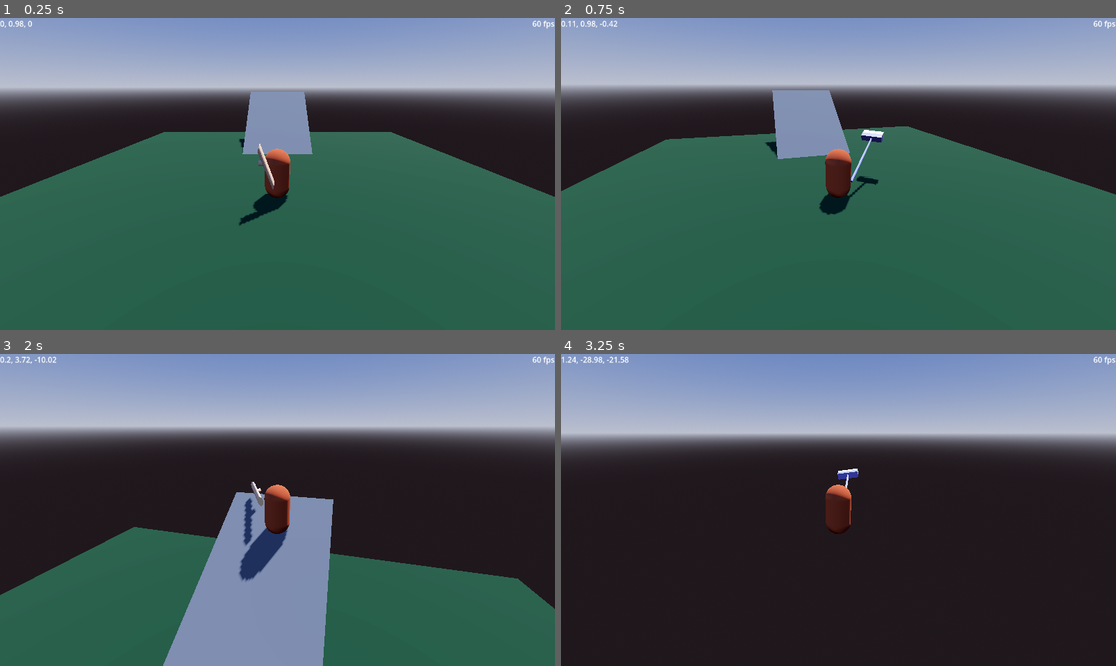
Above: before the commit, frames 1-4 (two rows, left to right).
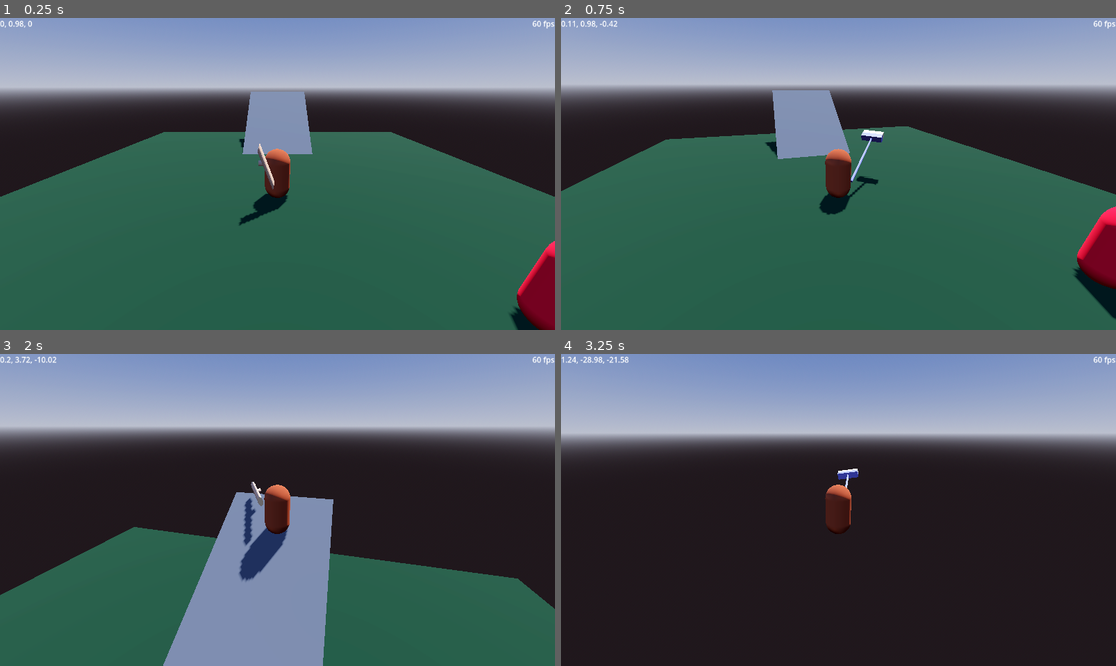
Above: after the commit, the same moments.

Repository: Grantallkotten/my-game
Game: Godot game, scene res://scene.tscn
The game is run twice, just before and just after one commit, with the same random seed, the same clock (stepped at 60 frames per second) and the same inputs.
Inputs (mouse positions are in pixels of both pictures, inside the frame that each line leads up to):
- Up to frame 1 (0.25 s): no input
- Up to frame 2 (0.75 s): tap Enter at 0.5 s; move the mouse to (866, 174) at 0.52 s; hold W (move_forward) from 0.53 s (still down); hold Q (swap) from 0.53 s (still down); tap F (attack) at 0.6 s
- Up to frame 3 (2 s): keep holding W (move_forward); tap Space (jump) at 0.77, 1.52 s; move the mouse to (249, 510) at 1.27 s; release Q (swap) at 1.28 s; tap Q (swap) at 1.35 s; tap F (attack) at 1.55 s
- Up to frame 4 (3.25 s): keep holding W (move_forward); move the mouse to (849, 503) at 2.02 s; hold Q (swap) 2.03-2.78 s; tap F (attack) at 2.1, 3.05 s; move the mouse to (832, 516) at 2.77 s; click (832, 516) at 2.85 s; tap Space (jump) at 3.02 s

The runs differ from the first frame. In frame 1, 1.5% of the frame differs, in the area x 91-100%, y 71-100%; in frame 2, 1.7%, in the area x 92-100%, y 60-97%; in frame 3, less than 0.1%; in frame 4, less than 0.1%.

Commit message:
Wepon hits added

Diff:
--- a/enemys/dummy_enemy.tscn
+++ b/enemys/dummy_enemy.tscn
@@ -5,14 +5,15 @@
 
 [sub_resource type="CapsuleMesh" id="CapsuleMesh_odou3"]
 
-[sub_resource type="ConvexPolygonShape3D" id="ConvexPolygonShape3D_20j16"]
+[sub_resource type="ConvexPolygonShape3D" id="ConvexPolygonShape3D_kue0u"]
 points = PackedVector3Array(-0.125207, -0.532801, -0.480507, 0.0227831, 0.47607, 0.498884, 0.169713, 0.559144, 0.464172 …(924 unchanged characters)…
 
-[node name="dummyEnemy" type="CharacterBody3D"]
+[node name="dummyEnemy" type="CharacterBody3D" groups=["enemy"]]
 
 [node name="MeshInstance3D" type="MeshInstance3D" parent="."]
 material_override = SubResource("StandardMaterial3D_ffquy")
 mesh = SubResource("CapsuleMesh_odou3")
 
 [node name="CollisionShape3D" type="CollisionShape3D" parent="."]
-shape = SubResource("ConvexPolygonShape3D_20j16")
+transform = Transform3D(1.1, 0, 0, 0, 1.1, 0, 0, 0, 1.1, 0, 0, 0)
+shape = SubResource("ConvexPolygonShape3D_kue0u")
--- a/player/player.gd
+++ b/player/player.gd
@@ -18,6 +18,7 @@
 @export var mesh_rotation_speed: float = 12.0
 
 @onready var wepon_animation_player: AnimationPlayer = $WeponAnimationPlayer
+@onready var wepon_hitbox: Area3D = $PlayerMesh/WeponPivot/PlayerWepon/WeponMesh/WeponHitbox
 
 var camera_input_dirction: Vector2 = Vector2.ZERO
 var last_movment_direction: Vector3 = Vector3.BACK
@@ -92,6 +93,8 @@
 
 func attack() -> void:
 	wepon_animation_player.play("attack")
+	if wepon_hitbox:
+		wepon_hitbox.monitoring = true
 
 func _set_hud(delta) -> void:
 	position_label.text = str(round(position.x * 100)/100.0) + ", " + str(round(position.y * 100)/100.0) + ", " + str(round(position.z * 100)/100.0)
@@ -101,3 +104,5 @@
 func _on_wepon_animation_player_animation_finished(anim_name: StringName) -> void:
 	if anim_name == "attack":
 		wepon_animation_player.play("idle")
+		if wepon_hitbox:
+			wepon_hitbox.monitoring = false
--- a/player/player.tscn
+++ b/player/player.tscn
@@ -112,7 +112,7 @@
 transform = Transform3D(1, 0, 0, 0, 1, 0, 0, 0, 1, -0.45, 0.2, 0.7)
 
 [node name="PlayerWepon" parent="PlayerMesh/WeponPivot" instance=ExtResource("2_5u0em")]
-transform = Transform3D(-4.37114e-08, -1, 5.60519e-45, 1, -4.37114e-08, 0, 0, 5.60519e-45, 1, -0.1, 0.499929, 0)
+transform = Transform3D(-4.37114e-08, -1, 0, 1, -4.37114e-08, 0, 0, 0, 1, -0.1, 0.5, 0)
 
 [node name="PlayerCollision" type="CollisionShape3D" parent="."]
 shape = SubResource("ConvexPolygonShape3D_7r8a2")
--- a/player/player_wepon/player_wepon.gd
+++ b/player/player_wepon/player_wepon.gd
@@ -11,6 +11,7 @@
 			load_wepon()
 
 @onready var wepon_mesh: MeshInstance3D = $WeponMesh
+@onready var wepon_collision_shape: CollisionShape3D = $WeponMesh/WeponHitbox/WeponCollisionShape
 
 var mouse_movment: Vector2
 
@@ -23,6 +24,7 @@
 		position = WEPON_TYPE.position
 		rotation_degrees = WEPON_TYPE.rotation
 		wepon_mesh.scale = WEPON_TYPE.scale
+		wepon_collision_shape.shape = WEPON_TYPE.mesh.create_convex_shape()
 
 
 func _input(event: InputEvent) -> void:
@@ -31,6 +33,7 @@
 
 	if event.is_action_pressed("swap"):
 		temp_func_swap_wepons()
+
 
 func sway_wepon(delta) -> void:
 	mouse_movment = mouse_movment.clamp(WEPON_TYPE.sway_min, WEPON_TYPE.sway_max)
@@ -43,8 +46,16 @@
 	rotation_degrees.x = lerp(rotation_degrees.x, WEPON_TYPE.rotation.x - (mouse_movment.x * WEPON_TYPE.sway_amount_rotation) * delta, WEPON_TYPE.sway_speed_rotation)
 	rotation_degrees.y = lerp(rotation_degrees.y, WEPON_TYPE.rotation.y - (mouse_movment.y * WEPON_TYPE.sway_amount_rotation) * delta, WEPON_TYPE.sway_speed_rotation)
 
+
 func _physics_process(delta: float) -> void:
 	sway_wepon(delta)
+
+
+func _on_wepon_hitbox_body_entered(body: Node3D) -> void:
+	if body.is_in_group("enemy"):
+			var mesh_instance = body.get_node_or_null("MeshInstance3D") as MeshInstance3D
+			set_mesh_color_on_hit(mesh_instance)
+
 
 func temp_func_swap_wepons() -> void:
 	if dummy_bool:
@@ -53,3 +64,23 @@
 		WEPON_TYPE = load("res://wepons/resources/brome_wepon.tres")
 	load_wepon()
 	dummy_bool = !dummy_bool
+	print("Swap")
+
+
+func set_mesh_color_on_hit(mesh_instance: MeshInstance3D) -> void:
+	if mesh_instance:
+		var random_color = Color(randf(), randf(), randf())
+
+		# Get the current material
+		var material = mesh_instance.material_override
+		if material == null:
+			material = mesh_instance.get_active_material(0)
+
+		if material and material is StandardMaterial3D:
+			material = material.duplicate() as StandardMaterial3D
+			mesh_instance.material_override = material
+			material.albedo_color = random_color
+		else:
+			print("No suitable material found to change color.")
+	else:
+		print("No MeshInstance3D found in enemy character.")
--- a/player/player_wepon/player_wepon.tscn
+++ b/player/player_wepon/player_wepon.tscn
@@ -1,14 +1,25 @@
-[gd_scene load_steps=4 format=3 uid="uid://cchojakcivxdf"]
+[gd_scene load_steps=5 format=3 uid="uid://cchojakcivxdf"]
 
 [ext_resource type="Script" path="res://player/player_wepon/player_wepon.gd" id="1_qbu1w"]
 [ext_resource type="Resource" uid="uid://ce8h13imie1qp" path="res://wepons/resources/stick_wepon.tres" id="2_ut118"]
 [ext_resource type="ArrayMesh" uid="uid://b8ushk8p7dev7" path="res://wepons/meshes/stick.res" id="3_qtj4q"]
 
+[sub_resource type="ConvexPolygonShape3D" id="ConvexPolygonShape3D_h3n87"]
+points = PackedVector3Array(-7.22492, -4.66505, -1.58579, 4.36105, 1.40492, 0.620855, 4.36105, 1.40492, -0.482263, 7.1197, 0.0246787, 0.620855, -9.43391, -3.83679, 2.00066, -0.881416, 1.12804, -1.03403, 6.29176, 0.300371, -2.13795, -9.15736, -3.83679, -2.13795, -7.22492, -4.66505, 1.72438, 4.63415, 1.12804, 2.00066, -0.606589, 1.12804, 1.17262, -10.2619, -3.5611, -1.03403, 6.56831, 0.300371, 2.00066, 5.46382, 1.12804, -2.13795, -6.39698, -4.66505, -0.482263, -10.2619, -3.5611, 0.896736, 7.1197, 0.0246787, -0.758144, -7.49975, -4.38877, -2.13795, -1.15797, 1.12804, 0.620855, -10.2619, -3.83679, -1.03403, 7.39625, 0.300371, 0.896736, -6.94837, -4.38877, 2.00066, -6.67181, -4.66505, 1.17262, -9.15736, -3.5611, 2.00066, 1.60067, 0.0246787, -2.13795, 7.1197, 0.300371, -1.58579, -7.77631, -4.66505, 1.72438, 2.70517, -1.35497, 1.4485, -9.9853, -3.5611, 1.4485, -7.77631, -4.66505, -1.58579, -9.43391, -3.5611, -1.86167, -5.01766, -3.83679, -1.86167)
+
 [node name="PlayerWepon" type="Node3D"]
-transform = Transform3D(1, 0, 9.18967e-32, 0, 1, 0, -9.18967e-32, 0, 1, -0.0999999, 0, 0)
+transform = Transform3D(1, 0, 5.60519e-45, 0, 1, 0, -5.60519e-45, 0, 1, -0.0999999, 0.5, 0)
 script = ExtResource("1_qbu1w")
 WEPON_TYPE = ExtResource("2_ut118")
 
 [node name="WeponMesh" type="MeshInstance3D" parent="."]
 transform = Transform3D(0.05, 0, 0, 0, 0.05, 0, 0, 0, 0.05, 0, 0, 0)
 mesh = ExtResource("3_qtj4q")
+
+[node name="WeponHitbox" type="Area3D" parent="WeponMesh"]
+monitoring = false
+
+[node name="WeponCollisionShape" type="CollisionShape3D" parent="WeponMesh/WeponHitbox"]
+shape = SubResource("ConvexPolygonShape3D_h3n87")
+
+[connection signal="body_entered" from="WeponMesh/WeponHitbox" to="." method="_on_wepon_hitbox_body_entered"]
--- a/project.godot
+++ b/project.godot
@@ -14,6 +14,10 @@
 run/main_scene="res://scene.tscn"
 config/features=PackedStringArray("4.3", "Forward Plus")
 config/icon="res://icon.svg"
+
+[global_group]
+
+enemy=""
 
 [input]
 
--- a/scene.tscn
+++ b/scene.tscn
@@ -1,6 +1,7 @@
-[gd_scene load_steps=9 format=3 uid="uid://d2s0xl2fbnf20"]
+[gd_scene load_steps=10 format=3 uid="uid://d2s0xl2fbnf20"]
 
 [ext_resource type="PackedScene" uid="uid://biqw058ei5kai" path="res://player/player.tscn" id="1_wtyqn"]
+[ext_resource type="PackedScene" uid="uid://ccga5pc13nw4r" path="res://enemys/dummy_enemy.tscn" id="2_h6sj6"]
 
 [sub_resource type="ProceduralSkyMaterial" id="ProceduralSkyMaterial_lila5"]
 sky_top_color = Color(0.25331, 0.353984, 0.605977, 1)
@@ -67,3 +68,6 @@
 
 [node name="CollisionShape3D" type="CollisionShape3D" parent="Mesh/MeshInstance3D2/StaticBody3D"]
 shape = SubResource("ConcavePolygonShape3D_86fdm")
+
+[node name="dummyEnemy" parent="." instance=ExtResource("2_h6sj6")]
+transform = Transform3D(1, 0, 0, 0, 1, 0, 0, 0, 1, 5, 1, 5)
